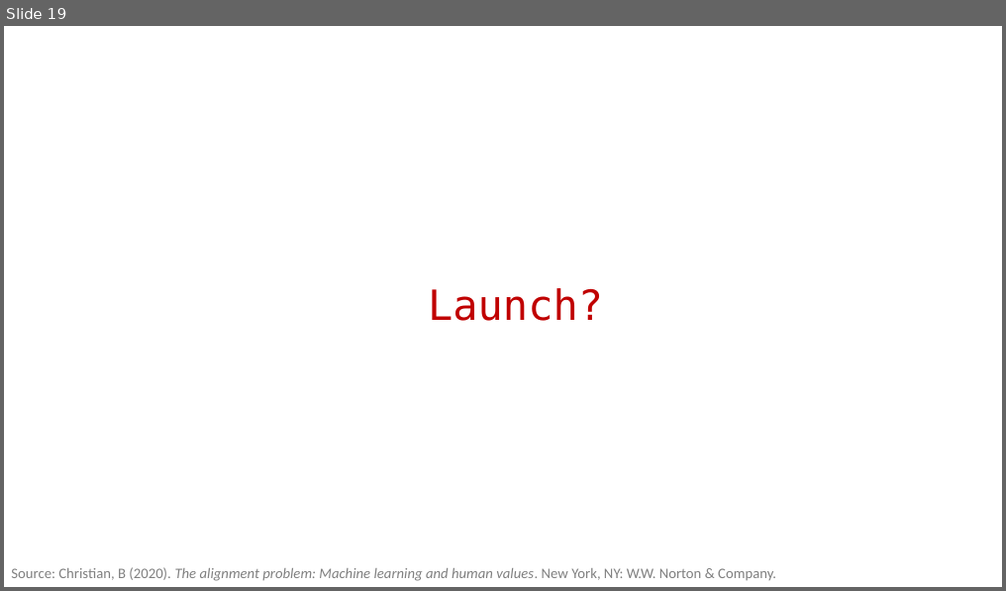
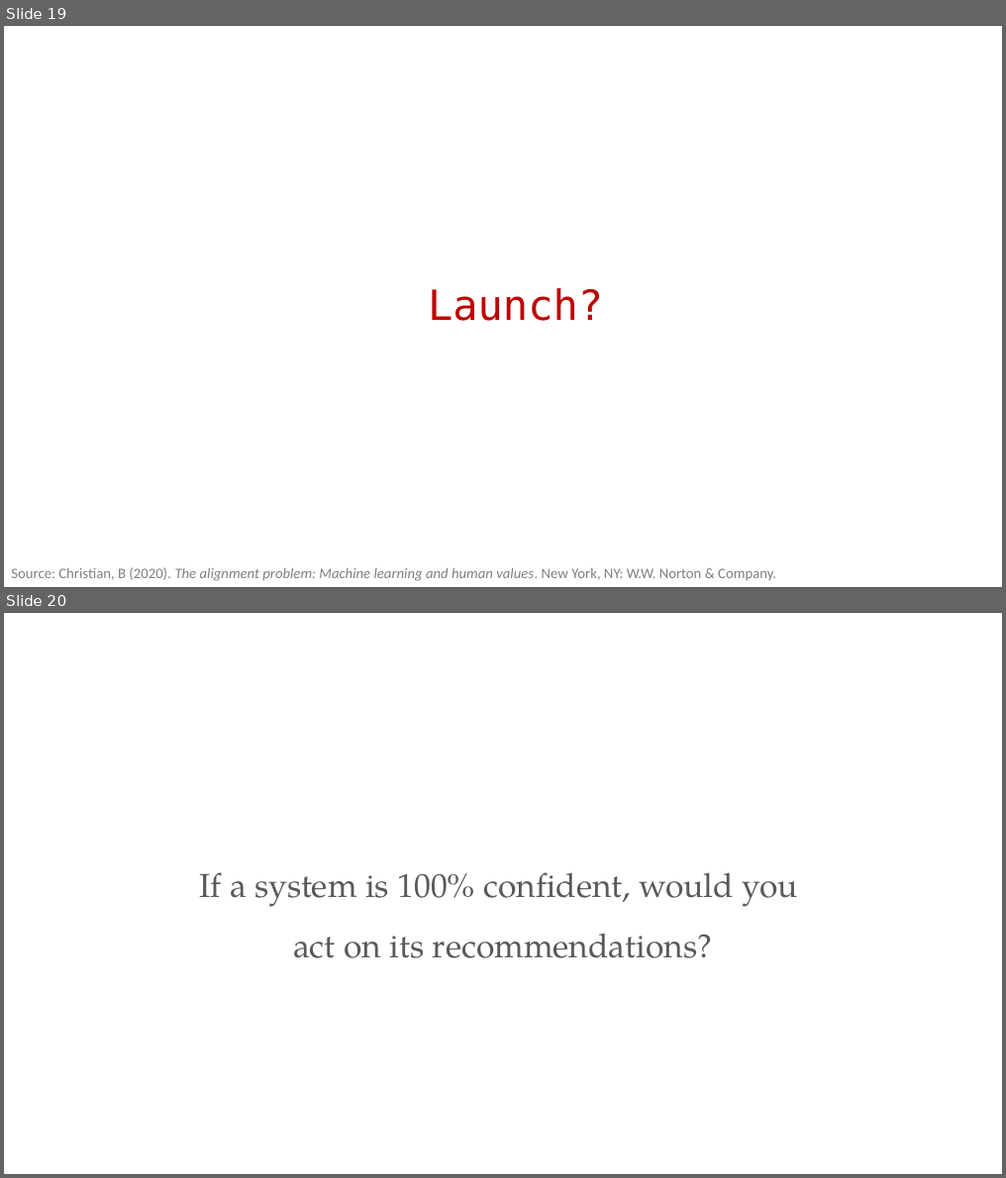
Before and after one commit to PracticumAI/ethics, a slide deck: presentations/01_ethics.pptx. Shown one above the other, each under a label of ours: slide 19 before the commit, slides 19 and 20 after it. The pictures are 1006x591 and 1006x1178 pixels, drawn with LibreOffice and Linux fonts; fonts in the diff are those of the drawing. Boxes give left, top, right and bottom in pixels: in the first picture for what was removed or moved away, otherwise in the second. Text is boxed around its words. In the diff, an @@ line names an element or a change of style, - is before the commit and + after.

```diff
--- a/presentations/01_ethics.pptx
+++ b/presentations/01_ethics.pptx
@@ slide 20 added at <box>4,613,1002,1174</box>, background #FFFFFF @@
@@ text added at <box>199,872,798,959</box>, 32 pt, text #595959 @@
+If a system is 100% confident, would you
+act on its recommendations?
```
Also in this commit, not shown: 1 slide changed, 1 other slide added, 2 slides removed.
